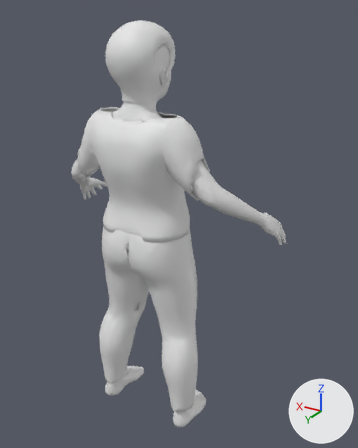
What one commit did to the glTF model corpos/corpo-crianca-f-normal.glb.
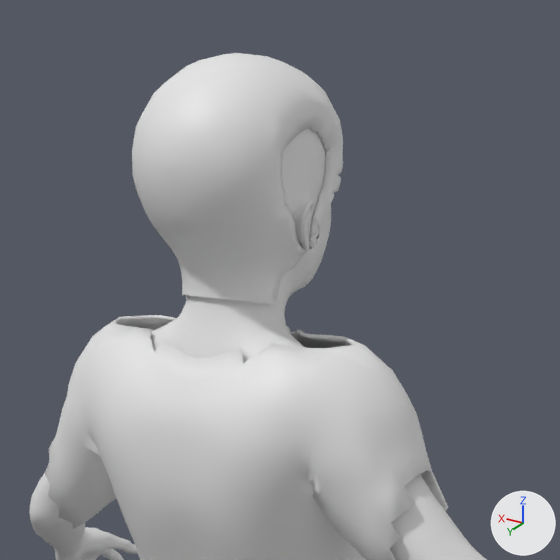
There are two pictures of each version: one whole from a 50 mm lens placed at (-1.156, 1.738, 0.955), pointed at (-0.078, -0.059, 0.056), one close up on the part from 17% to 69% of the width and 1% to 42% of the height. The axes (+X, +Y, +Z) are drawn at lower right. The lights are the same throughout. The older version's two pictures come first. Vertices at exactly the same position are counted once.

Script lines for the objects in view, before the commit:
```python
me_cabelo = bpy.data.meshes.new('cabelo')
me_cabelo.from_pydata(...)  # 1631 vertices, 3192 faces; spans x -0.115..0.115, y -0.042..0.24, z 0.625..0.921
me_camiseta = bpy.data.meshes.new('camiseta')
me_camiseta.from_pydata(...)  # 2046 vertices, 4100 faces; spans x -0.297..0.297, y -0.071..0.255, z 0.085..0.586
me_pele = bpy.data.meshes.new('pele')
me_pele.from_pydata(...)  # 13380 vertices, 26756 faces; spans x -0.55..0.55, y -0.23..0.23, z -0.9..0.9
ob_cabelo = bpy.data.objects.new('cabelo', me_cabelo)
ob_cabelo.location = (0.0, 0.0, 0.0)
ob_camiseta = bpy.data.objects.new('camiseta', me_camiseta)
ob_camiseta.location = (0.0, 0.0, 0.0)
ob_pele = bpy.data.objects.new('pele', me_pele)
ob_pele.location = (0.0, 0.0, 0.0)
```
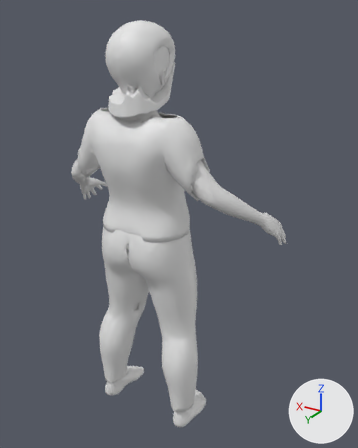
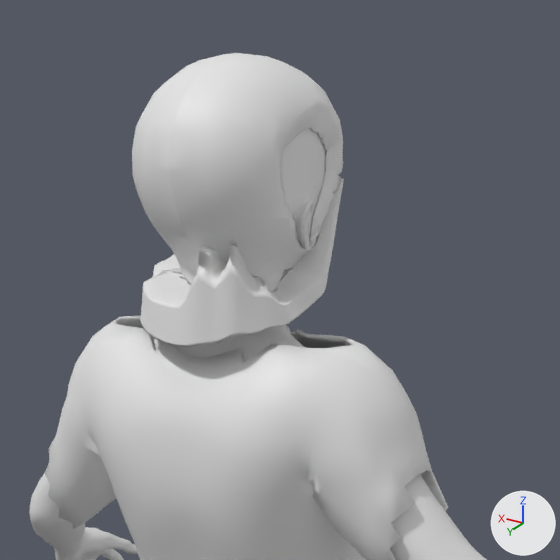
Pixel boxes [x1, y1, x2, y2] of what changed, in the close-ups (560 x 560 px):
'cabelo', reshaped (16% taller): before [132, 53, 343, 306]; after [132, 53, 344, 347]
part 1 of me_cabelo, added: after [141, 179, 344, 347]

Edits to the bpy script that builds the scene:
```text
Change me_cabelo:
    used by ob_cabelo; location = (0.0, 0.0, 0.0)
    remove me_cabelo.from_pydata(...)  # 1631 vertices, 3192 faces; spans x -0.115..0.115, y -0.042..0.24, z 0.625..0.921
    add me_cabelo.from_pydata(...)  # 5011 vertices, 9948 faces; spans x -0.133..0.133, y -0.042..0.241, z 0.585..0.921
    me_cabelo part 1: a new loose piece of 3380 vertices spanning x -0.133..0.133, y 0.018..0.241, z 0.585..0.772
```
